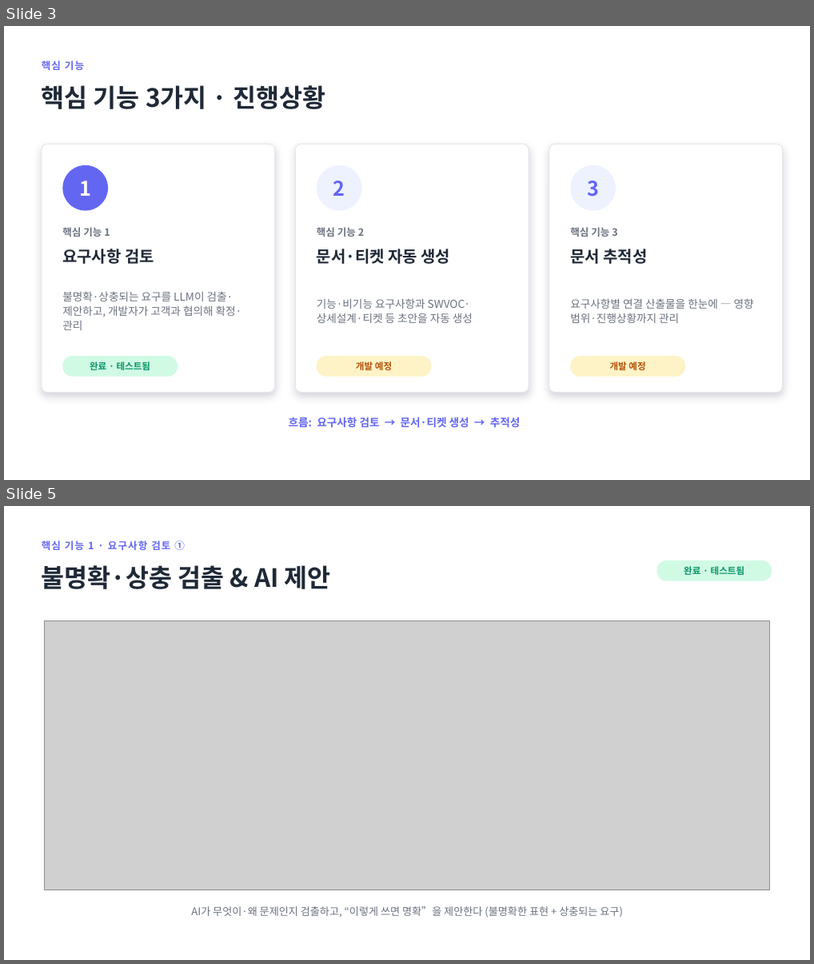
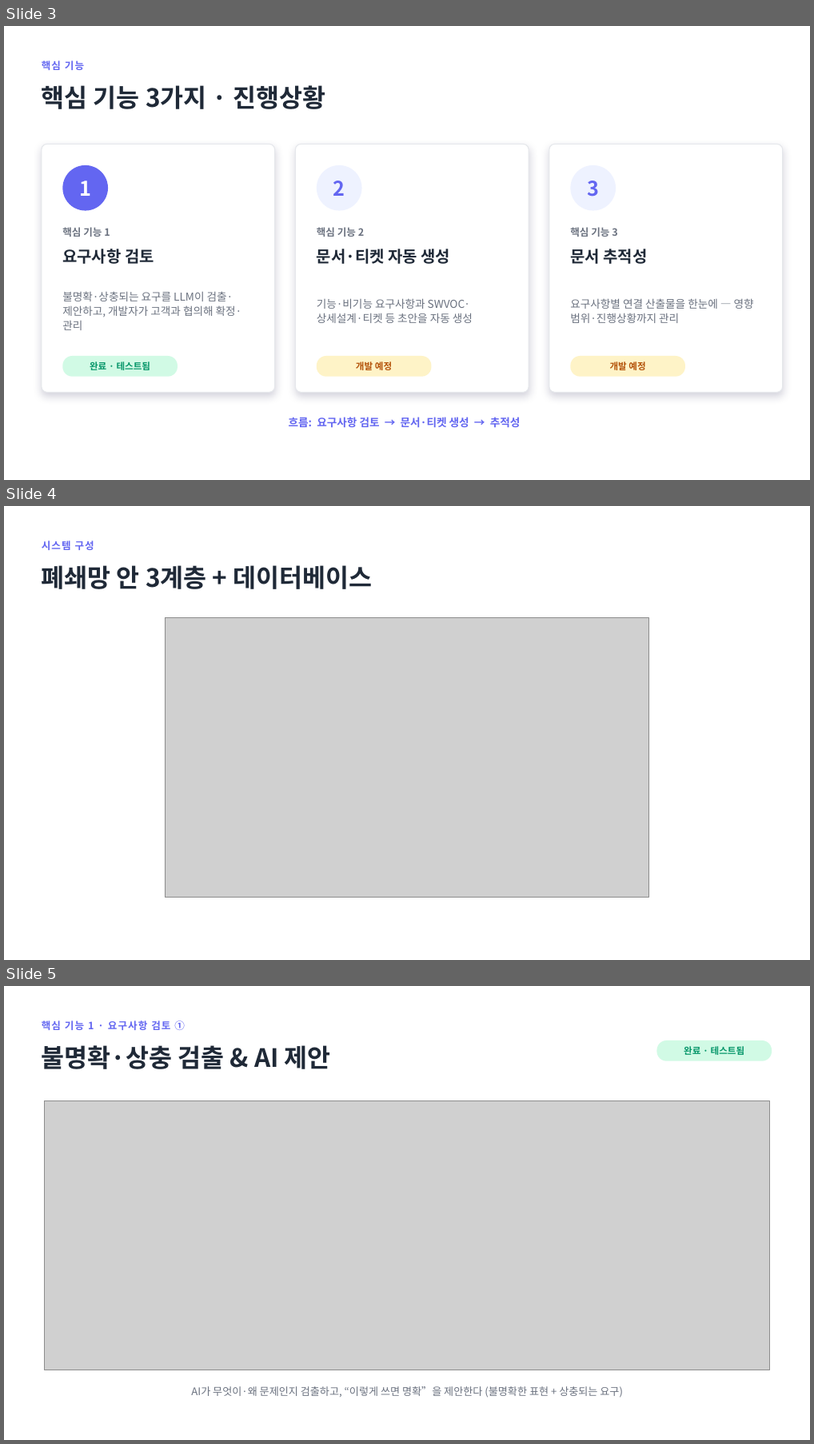
Before and after one commit to jihunhan98/semes-superrookie, a slide deck: docs/진행공유_요구사항자동화.pptx. Shown one above the other, each under a label of ours: slides 3 and 5 before the commit, slides 3, 4 and 5 after it; the slides between them are not shown. The pictures are 814x964 and 814x1444 pixels, drawn with LibreOffice and Linux fonts; fonts in the diff are those of the drawing; grey boxes stand for pictures. Boxes give left, top, right and bottom in pixels: in the first picture for what was removed or moved away, otherwise in the second. Text is boxed around its words. In the diff, an @@ line names an element or a change of style, - is before the commit and + after.

```diff
--- a/docs/진행공유_요구사항자동화.pptx
+++ b/docs/진행공유_요구사항자동화.pptx
@@ slide 4 added at <box>4,506,810,960</box>, background #FFFFFF @@
@@ text added at <box>42,540,94,550</box>, 12 pt, text #6366F1, bold @@
+시스템 구성
@@ text added at <box>42,565,373,589</box>, 30 pt, text #1F2937, bold @@
+폐쇄망 안 3계층 + 데이터베이스
@@ picture added at <box>166,618,650,897</box> @@
```
Also in this commit, not shown: 1 slide removed, 3 other files.
